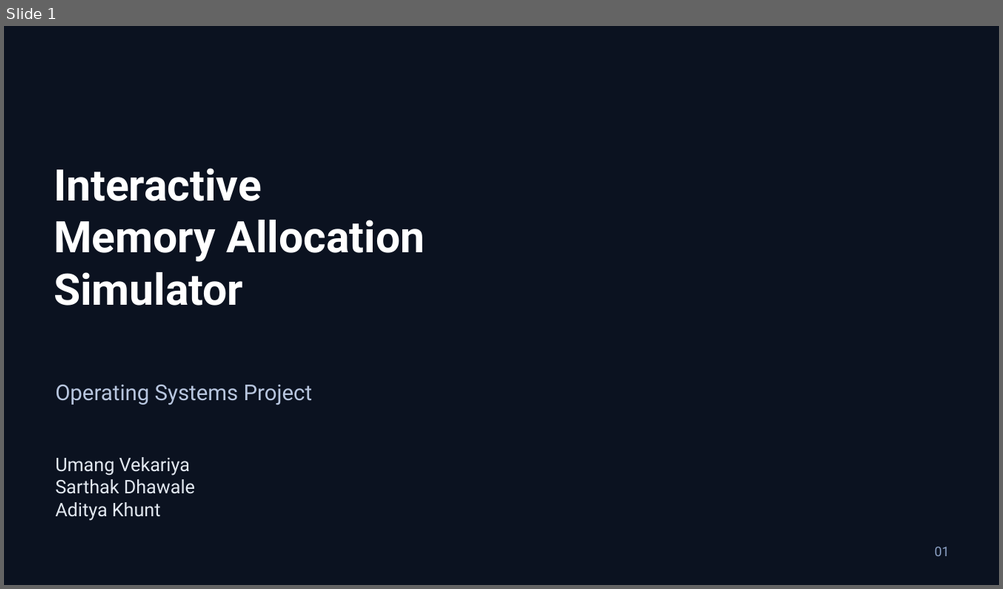
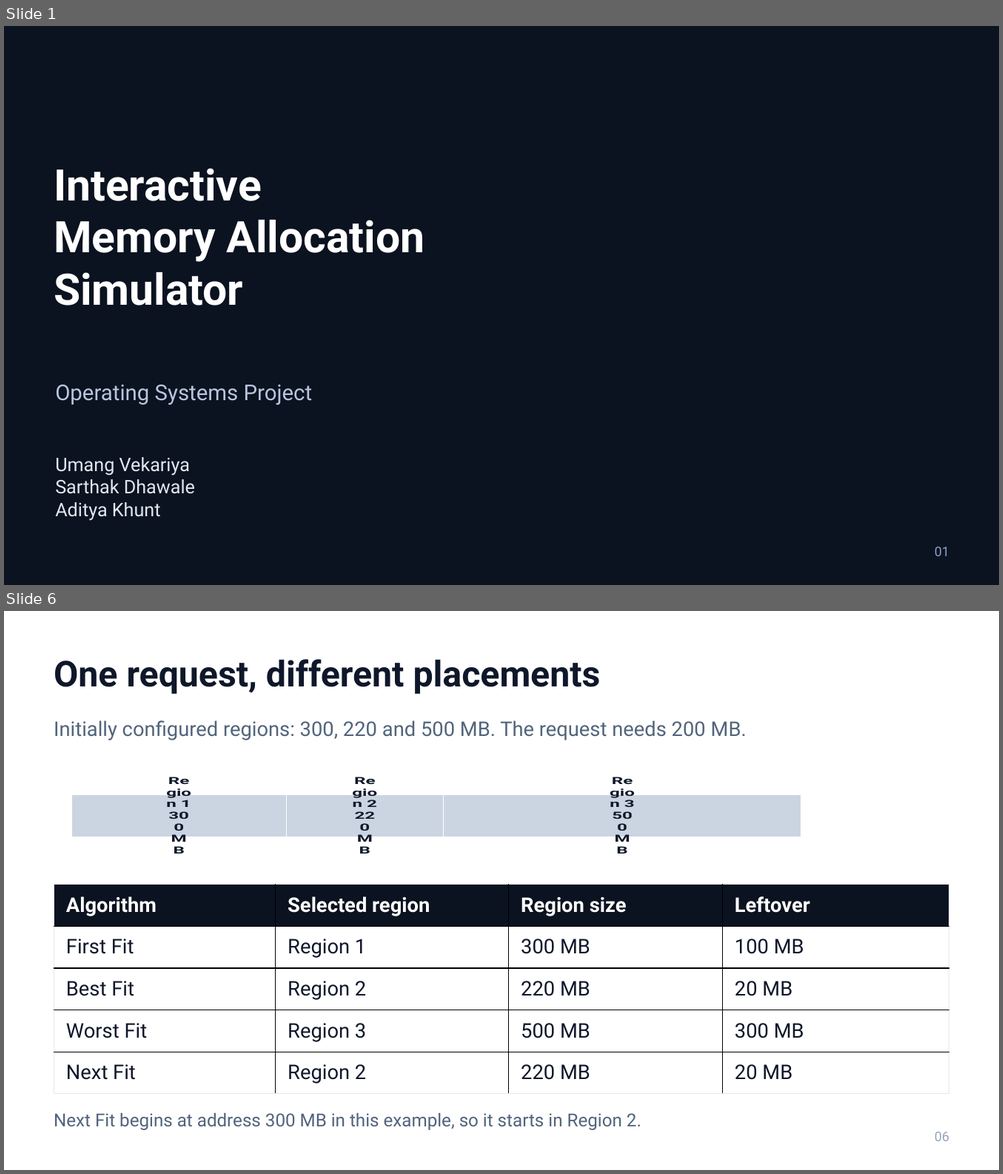
Before and after one commit to Umang-Vekariya/interactive-memory-allocation-simulator, a slide deck: docs/presentation/Interactive-Memory-Allocation-Simulator.pptx. Shown one above the other, each under a label of ours: slide 1 before the commit, slides 1 and 6 after it; the slides between them are not shown. The pictures are 1003x589 and 1003x1174 pixels, drawn with LibreOffice and Linux fonts; fonts in the diff are those of the drawing; background and template pictures are left out. Boxes give left, top, right and bottom in pixels: in the first picture for what was removed or moved away, otherwise in the second. Text is boxed around its words. In the diff, an @@ line names an element or a change of style, - is before the commit and + after.

```diff
--- a/docs/presentation/Interactive-Memory-Allocation-Simulator.pptx
+++ b/docs/presentation/Interactive-Memory-Allocation-Simulator.pptx
@@ slide 6 added at box(4, 611, 999, 1170), background #FFFFFF @@
@@ text added at box(54, 659, 600, 694), 34.5 pt, text #0F172A, bold @@
+One request, different placements
@@ text added at box(54, 721, 746, 741), 19.5 pt, text #52647C @@
+Initially configured regions: 300, 220 and 500 MB. The request needs 200 MB.
@@ bar stacked chart added at box(54, 776, 948, 857) @@
+categories: 1
+Region 1: 300
+Region 2: 220
+Region 3: 500
@@ table added at box(54, 885, 948, 1094), 5 rows, 4 columns @@
+Algorithm | Selected region | Region size | Leftover
+First Fit | Region 1 | 300 MB | 100 MB
+Best Fit | Region 2 | 220 MB | 20 MB
+Worst Fit | Region 3 | 500 MB | 300 MB
+Next Fit | Region 2 | 220 MB | 20 MB
@@ text added at box(54, 1113, 641, 1130), 17.2 pt, text #52647C @@
+Next Fit begins at address 300 MB in this example, so it starts in Region 2.
@@ text added at box(934, 1132, 949, 1142), 12.8 pt, text #94A3B8 @@
+06
```
Also in this commit, not shown: 5 slides changed, 7 other slides added, 12 slides removed, 1 other file.
